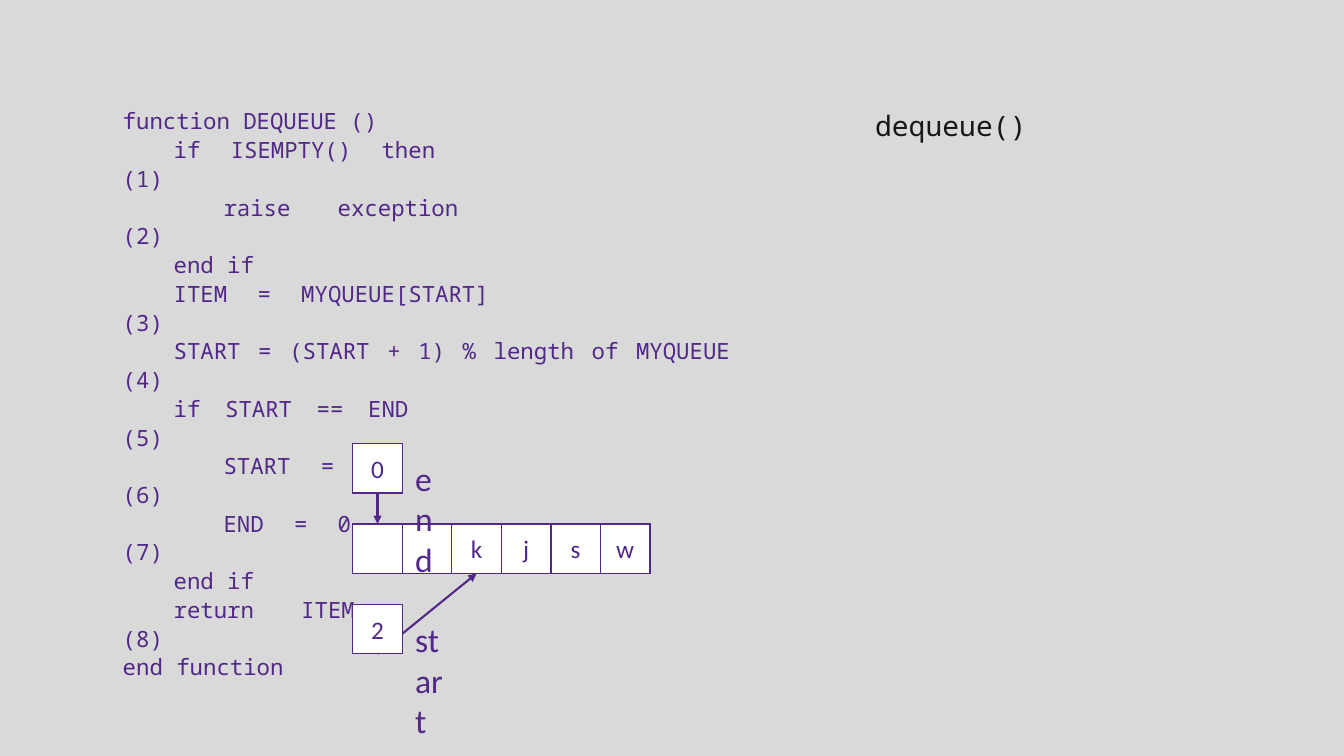
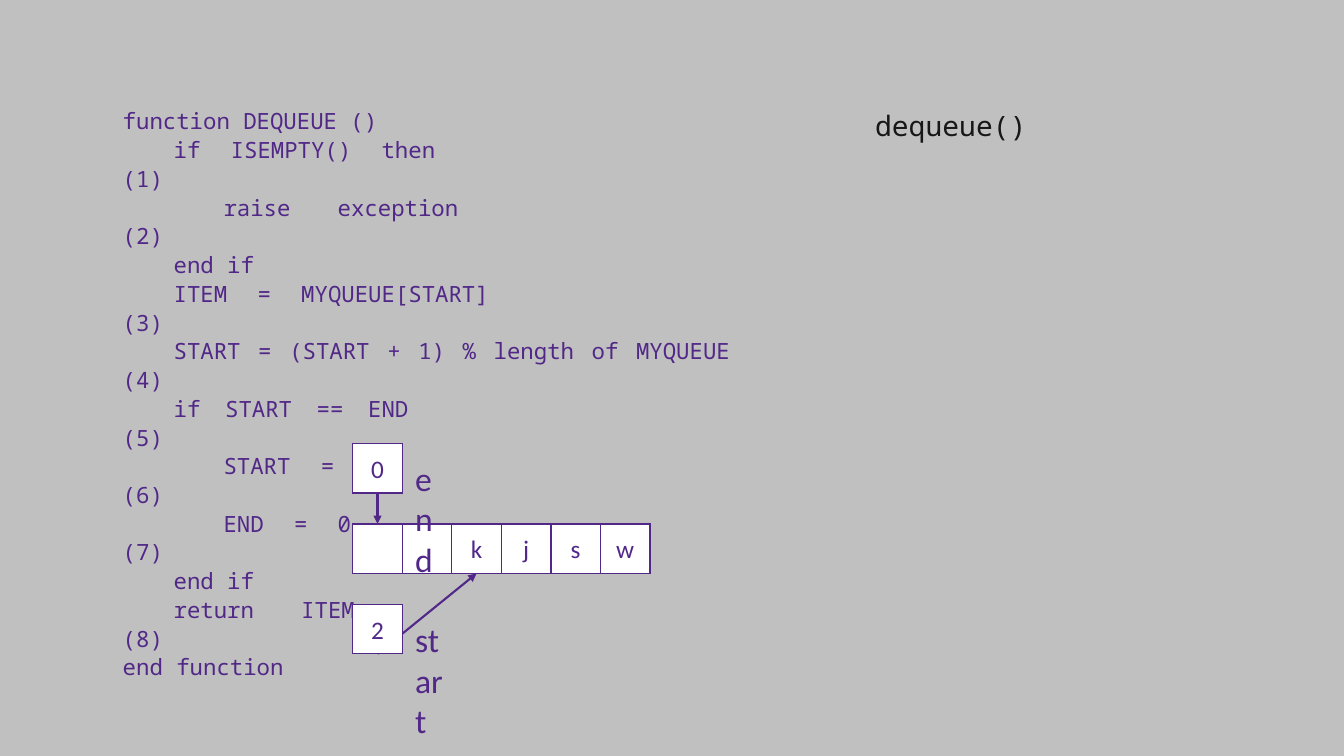
Before and after one commit to ksu-cs-cc/ksu-cs-cc.github.io, a slide deck: slide 10 of content/3-cc310/08-queues/02-queues-in-code-slides.pptx. Drawn at 1344x756 pixels with LibreOffice and Linux fonts; fonts in the diff are those of the drawing. Boxes give left, top, right and bottom in pixels: in the first picture for what was removed or moved away, otherwise in the second. Text is boxed around its words. In the diff, an @@ line names an element or a change of style, - is before the commit and + after.

Commit message:
update Slides

```diff
--- a/content/3-cc310/08-queues/02-queues-in-code-slides.pptx
+++ b/content/3-cc310/08-queues/02-queues-in-code-slides.pptx
@@ background #D9D9D9 to #C0C0C0 @@
```
Also in this commit, not shown: 12 other slides changed, 2 other files.
